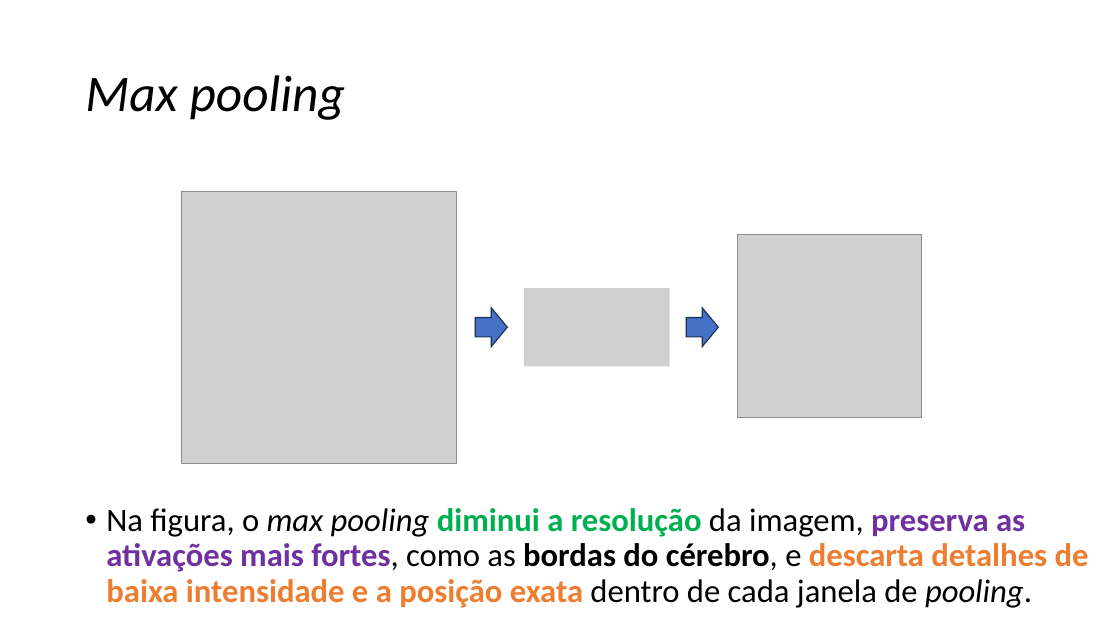
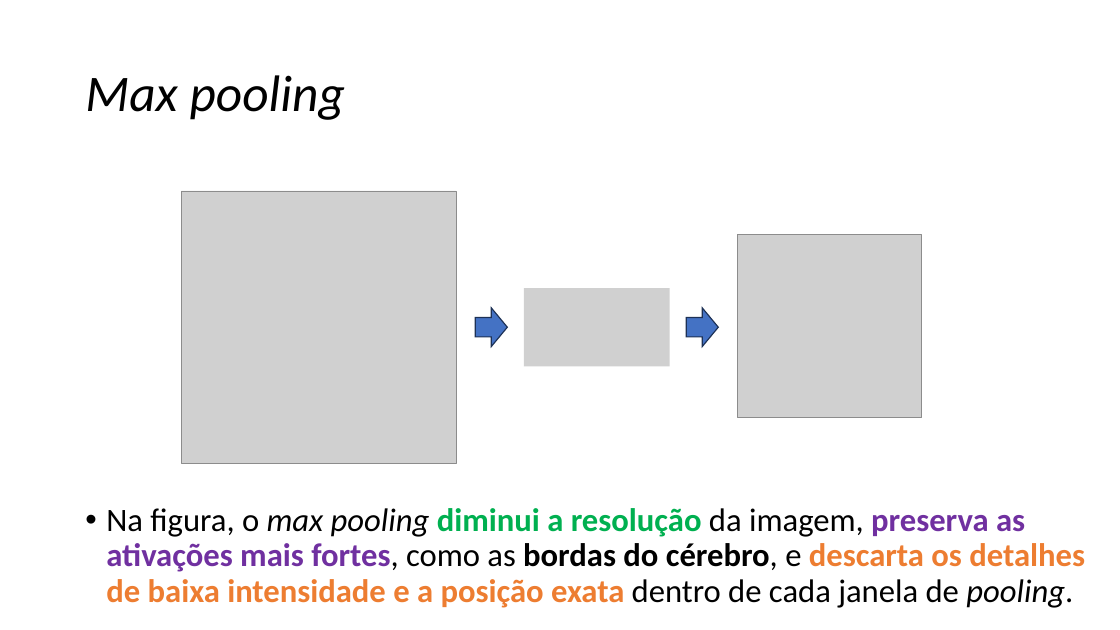
Before and after one commit to zz4fap/c24_inteligencia_artificial, a slide deck: slide 53 of slides/C24_CNN.pptx. Drawn at 1120x630 pixels with LibreOffice and Linux fonts; fonts in the diff are those of the drawing; grey boxes stand for pictures. Boxes give left, top, right and bottom in pixels: in the first picture for what was removed or moved away, otherwise in the second. Text is boxed around its words. In the diff, an @@ line names an element or a change of style, - is before the commit and + after.

```diff
--- a/slides/C24_CNN.pptx
+++ b/slides/C24_CNN.pptx
@@ text at bbox=[106, 508, 1085, 608]: text changed @@
-• Na figura, o max pooling diminui a resolução da imagem, preserva as ativações mais fortes, como as bordas do cérebro, e descarta detalhes de baixa intensidade e a posição exata dentro de cada janela de pooling.
+• Na figura, o max pooling diminui a resolução da imagem, preserva as ativações mais fortes, como as bordas do cérebro, e descarta os detalhes de baixa intensidade e a posição exata dentro de cada janela de pooling.
```
Also in this commit, not shown: 11 other slides changed, 1 slide removed.
